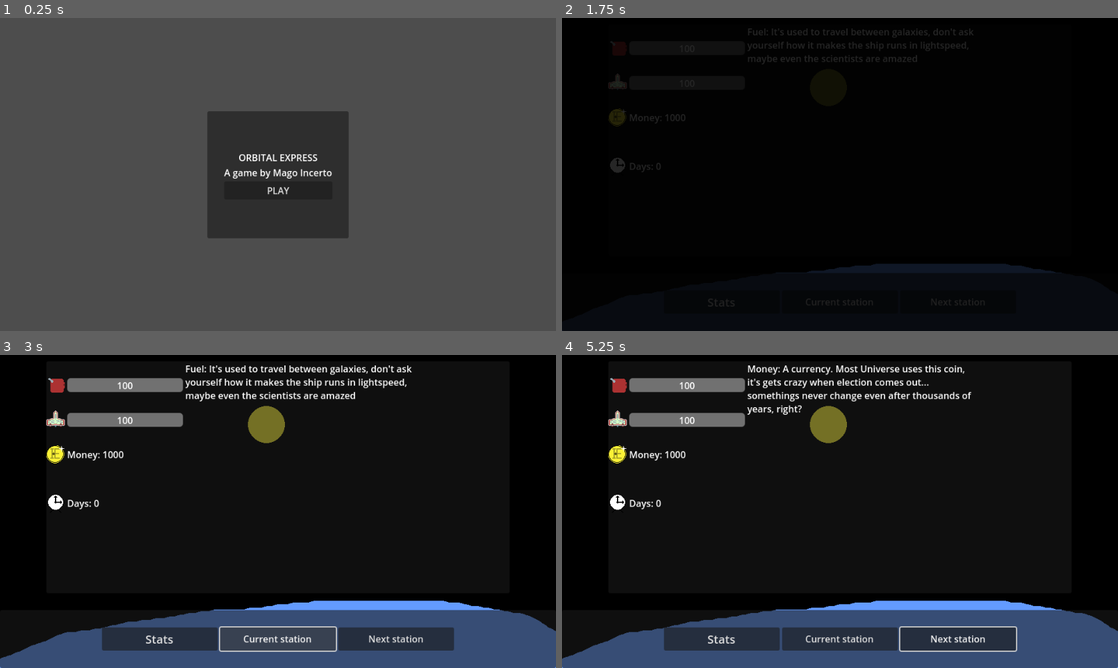
Above: before the commit, frames 1-4 (two rows, left to right).
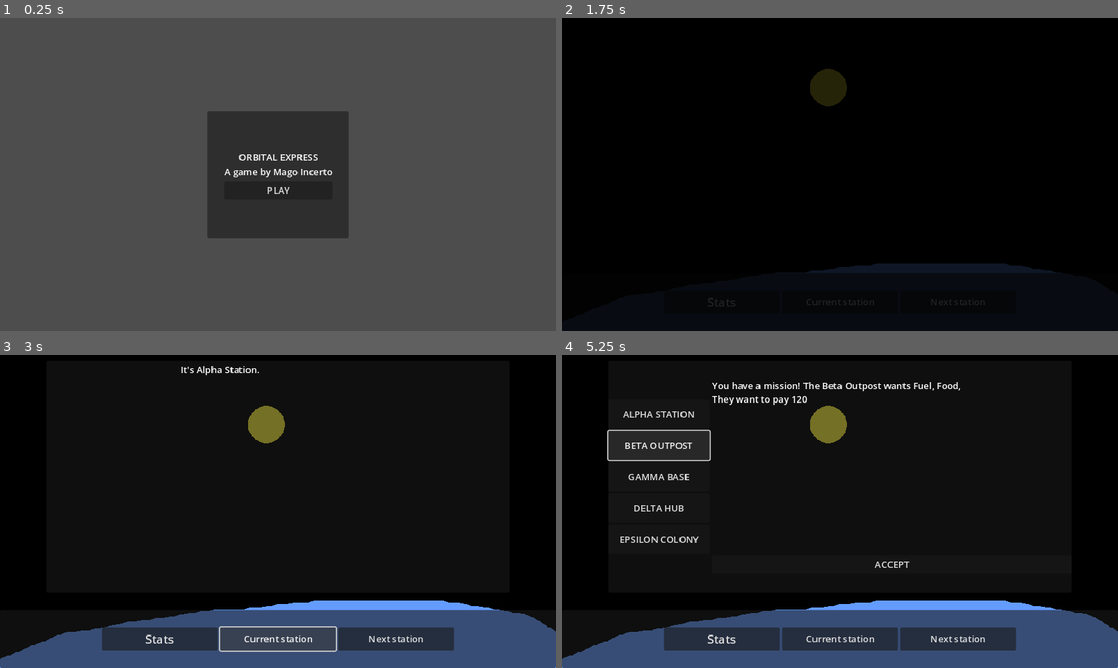
Above: after the commit, the same moments.

Repository: GustavoIgor/orbital-express
Game: Godot game, scene res://Scenes/main_menu.tscn
Same seed, same stepped clock (60 frames per second), same inputs: the game is played once before the commit and once after it.
Inputs (mouse positions are in pixels of both pictures, inside the frame that each line leads up to):
- Up to frame 1 (0.25 s): no input
- Up to frame 2 (1.75 s): click "PLAY" at 0.5 s; click "PLAY" at 1.25 s
- Up to frame 3 (3 s): click "Stats" at 2 s; click "Current station" at 2.75 s
- Up to frame 4 (5.25 s): click "Next station" at 3.5 s; click (656, 414) at 4.25 s, where only the run after the commit has a clickable "ALPHA STATION"; click (656, 445) at 5 s, where only the run after the commit has a clickable "BETA OUTPOST"

The runs differ from the first frame. In frame 1, 0.5% of the frame differs, in the area x 40-60%, y 43-57%; in frame 2, 1.2%; in frame 3, 4.5%; in frame 4, 7.2%, in the area x 0-100%, y 3-98%.

Commit message:
added asteroid and scene change in next station scene

Diff:
--- /dev/null
+++ b/Resources/asteroid_cshape_large.tres
@@ -0,0 +1,4 @@
+[gd_resource type="CircleShape2D" format=3 uid="uid://ce1e7d47dd3ev"]
+
+[resource]
+radius = 11.0
--- /dev/null
+++ b/Resources/asteroid_cshape_medium.tres
@@ -0,0 +1,4 @@
+[gd_resource type="CircleShape2D" format=3 uid="uid://csytayia8axfj"]
+
+[resource]
+radius = 7.07107
--- /dev/null
+++ b/Resources/asteroid_cshape_small.tres
@@ -0,0 +1,4 @@
+[gd_resource type="CircleShape2D" format=3 uid="uid://l1c2vrcrugxv"]
+
+[resource]
+radius = 4.0
--- /dev/null
+++ b/Scenes/asteroid.tscn
@@ -0,0 +1,14 @@
+[gd_scene load_steps=4 format=3 uid="uid://sshhu6yh0dpw"]
+
+[ext_resource type="Script" path="res://Scripts/asteroid.gd" id="1_rgq87"]
+[ext_resource type="Texture2D" uid="uid://csf1uccjg3oay" path="res://Assets/Meteor_3.png" id="2_tu32j"]
+[ext_resource type="Shape2D" uid="uid://l1c2vrcrugxv" path="res://Resources/asteroid_cshape_small.tres" id="3_0tg5v"]
+
+[node name="Asteroid" type="Area2D"]
+script = ExtResource("1_rgq87")
+
+[node name="Sprite2D" type="Sprite2D" parent="."]
+texture = ExtResource("2_tu32j")
+
+[node name="CollisionShape2D" type="CollisionShape2D" parent="."]
+shape = ExtResource("3_0tg5v")
--- a/Scenes/delivery.tscn
+++ b/Scenes/delivery.tscn
@@ -1,21 +1,24 @@
-[gd_scene load_steps=4 format=3 uid="uid://dcol07v036n16"]
+[gd_scene load_steps=5 format=3 uid="uid://dcol07v036n16"]
 
 [ext_resource type="Texture2D" uid="uid://fpa5r45wpbug" path="res://Assets/Background.png" id="1_df8og"]
 [ext_resource type="PackedScene" uid="uid://cbxctj48srse3" path="res://Scenes/space_ship.tscn" id="2_tekcv"]
 [ext_resource type="PackedScene" uid="uid://ck0j7ry3joktn" path="res://Scenes/ui.tscn" id="3_nlgs2"]
+[ext_resource type="PackedScene" uid="uid://sshhu6yh0dpw" path="res://Scenes/asteroid.tscn" id="4_4d74n"]
 
 [node name="Delivery" type="Node2D"]
 
 [node name="Sprite2D" type="Sprite2D" parent="."]
-position = Vector2(458, 311.5)
-scale = Vector2(0.654167, 0.609259)
+position = Vector2(480, 270)
 texture = ExtResource("1_df8og")
 
 [node name="SpaceShip" parent="." instance=ExtResource("2_tekcv")]
-position = Vector2(462, 311)
+position = Vector2(520, 238)
+
+[node name="UI" parent="." instance=ExtResource("3_nlgs2")]
+
+[node name="Asteroid" parent="." instance=ExtResource("4_4d74n")]
+position = Vector2(340, 204)
 
 [node name="Camera2D" type="Camera2D" parent="."]
-position = Vector2(462, 311)
+position = Vector2(480, 270)
 zoom = Vector2(2, 2)
-
-[node name="UI" parent="." instance=ExtResource("3_nlgs2")]
--- a/Scenes/next_station.tscn
+++ b/Scenes/next_station.tscn
@@ -1,4 +1,6 @@
-[gd_scene format=3 uid="uid://cuindur1pl737"]
+[gd_scene load_steps=2 format=3 uid="uid://cuindur1pl737"]
+
+[ext_resource type="Script" path="res://Scripts/next_station.gd" id="1_rt2om"]
 
 [node name="NextStation" type="Panel"]
 custom_minimum_size = Vector2(800, 400)
@@ -9,3 +11,63 @@
 offset_right = 400.0
 offset_bottom = 400.0
 grow_horizontal = 2
+script = ExtResource("1_rt2om")
+
+[node name="HBoxContainer" type="HBoxContainer" parent="."]
+layout_mode = 1
+anchors_preset = 15
+anchor_right = 1.0
+anchor_bottom = 1.0
+grow_horizontal = 2
+grow_vertical = 2
+
+[node name="VBoxContainer" type="VBoxContainer" parent="HBoxContainer"]
+layout_mode = 2
+alignment = 1
+
+[node name="AlphaStation" type="Button" parent="HBoxContainer/VBoxContainer"]
+custom_minimum_size = Vector2(175, 50)
+layout_mode = 2
+text = "ALPHA STATION"
+
+[node name="BetaOutpost" type="Button" parent="HBoxContainer/VBoxContainer"]
+custom_minimum_size = Vector2(175, 50)
+layout_mode = 2
+text = "BETA OUTPOST"
+
+[node name="GammaBase" type="Button" parent="HBoxContainer/VBoxContainer"]
+custom_minimum_size = Vector2(175, 50)
+layout_mode = 2
+text = "GAMMA BASE"
+
+[node name="DeltaHub" type="Button" parent="HBoxContainer/VBoxContainer"]
+custom_minimum_size = Vector2(175, 50)
+layout_mode = 2
+text = "DELTA HUB"
+
+[node name="EpsilonColony" type="Button" parent="HBoxContainer/VBoxContainer"]
+custom_minimum_size = Vector2(175, 50)
+layout_mode = 2
+text = "EPSILON COLONY"
+
+[node name="VBoxContainer2" type="VBoxContainer" parent="HBoxContainer"]
+layout_mode = 2
+size_flags_horizontal = 3
+size_flags_vertical = 4
+
+[node name="RichTextLabel" type="RichTextLabel" parent="HBoxContainer/VBoxContainer2"]
+custom_minimum_size = Vector2(0, 300)
+layout_mode = 2
+text = "fsfsfs"
+
+[node name="Accept" type="Button" parent="HBoxContainer/VBoxContainer2"]
+visible = false
+layout_mode = 2
+text = "ACCEPT"
+
+[connection signal="pressed" from="HBoxContainer/VBoxContainer/AlphaStation" to="." method="_on_alpha_station_pressed"]
+[connection signal="pressed" from="HBoxContainer/VBoxContainer/BetaOutpost" to="." method="_on_beta_outpost_pressed"]
+[connection signal="pressed" from="HBoxContainer/VBoxContainer/GammaBase" to="." method="_on_gamma_base_pressed"]
+[connection signal="pressed" from="HBoxContainer/VBoxContainer/DeltaHub" to="." method="_on_delta_hub_pressed"]
+[connection signal="pressed" from="HBoxContainer/VBoxContainer/EpsilonColony" to="." method="_on_epsilon_colony_pressed"]
+[connection signal="pressed" from="HBoxContainer/VBoxContainer2/Accept" to="." method="_on_accept_pressed"]
--- a/Scenes/station.tscn
+++ b/Scenes/station.tscn
@@ -1,8 +1,10 @@
-[gd_scene load_steps=4 format=3 uid="uid://cqu38k1r2yav2"]
+[gd_scene load_steps=6 format=3 uid="uid://cqu38k1r2yav2"]
 
 [ext_resource type="Texture2D" uid="uid://e30yt8n3p326" path="res://Assets/Alpha.png" id="1_ji0r5"]
 [ext_resource type="Script" path="res://Scripts/station.gd" id="1_tfqm1"]
 [ext_resource type="PackedScene" uid="uid://dg2ie0juhtj7p" path="res://Scenes/stats.tscn" id="3_ymfby"]
+[ext_resource type="PackedScene" uid="uid://bejx0rp1kryob" path="res://Scenes/current_station.tscn" id="4_glr1g"]
+[ext_resource type="PackedScene" uid="uid://cuindur1pl737" path="res://Scenes/next_station.tscn" id="5_5aohp"]
 
 [node name="Station" type="CanvasLayer"]
 script = ExtResource("1_tfqm1")
@@ -67,10 +69,21 @@
 text = "Next station"
 
 [node name="Stats" parent="Control" instance=ExtResource("3_ymfby")]
+visible = false
 layout_mode = 1
 offset_top = 11.0
 offset_bottom = 411.0
 
+[node name="CurrentStation" parent="Control" instance=ExtResource("4_glr1g")]
+visible = false
+layout_mode = 1
+
+[node name="NextStation" parent="Control" instance=ExtResource("5_5aohp")]
+visible = false
+layout_mode = 1
+offset_top = 10.0
+offset_bottom = 410.0
+
 [connection signal="pressed" from="Control/Bar/HBoxContainer/Stats" to="." method="_on_stats_pressed"]
 [connection signal="pressed" from="Control/Bar/HBoxContainer/CurrentStation" to="." method="_on_current_station_pressed"]
 [connection signal="pressed" from="Control/Bar/HBoxContainer/NextStation" to="." method="_on_next_station_pressed"]
--- a/Scripts/Global.gd
+++ b/Scripts/Global.gd
@@ -5,6 +5,7 @@
 var time : int = 0
 var days : int = 0
 var cur_station : int = 0
+var target_station : int
 var goods : Array = ["Data", "Energy", "Food", "Fuel", "Medicine", "Metal", "Water" ]
 var stations : Array = [
 	{"name": "Alpha Station", "resources": ["Fuel", "Food"], "missions": ["Deliver Supplies"]},
--- /dev/null
+++ b/Scripts/asteroid.gd
@@ -0,0 +1,42 @@
+extends Area2D
+
+enum  AsteroidSize{LARGE, MEDIUM, SMALL}
+
+@export var size := AsteroidSize.LARGE
+@onready var sprite := $Sprite2D
+@onready var collision := $CollisionShape2D
+var movement_vector := Vector2(0, -1)
+var speed := 100
+
+
+# Called when the node enters the scene tree for the first time.
+func _ready() -> void:
+	rotation = randf_range(0, 2*PI)
+	match size:
+		AsteroidSize.LARGE:
+			speed = randf_range(50, 100)
+			sprite.texture = preload("res://Assets/Meteor_1.png")
+			collision.shape = preload("res://Resources/asteroid_cshape_large.tres")
+		AsteroidSize.MEDIUM:
+			speed = randf_range(100, 150)
+			sprite.texture = preload("res://Assets/Meteor_2.png")
+			collision.shape = preload("res://Resources/asteroid_cshape_medium.tres")
+		AsteroidSize.SMALL:
+			speed = randf_range(125, 200)
+			sprite.texture = preload("res://Assets/Meteor_3.png")
+			collision.shape = preload("res://Resources/asteroid_cshape_small.tres")
+
+
+# Called every frame. 'delta' is the elapsed time since the previous frame.
+func _process(delta: float) -> void:
+	global_position += movement_vector.rotated(rotation) * speed * delta
+	var radius = collision.shape.radius
+	var screen_size = get_viewport_rect().size
+	if global_position.y < 0:
+		global_position.y = screen_size.y
+	elif global_position.y > screen_size.y:
+		global_position.y = 0
+	if global_position.x < 0:
+		global_position.x = screen_size.x
+	elif global_position.x > screen_size.x:
+		global_position.x = 0
--- /dev/null
+++ b/Scripts/next_station.gd
@@ -0,0 +1,33 @@
+extends Panel
+@onready var textLabel : RichTextLabel = $HBoxContainer/VBoxContainer2/RichTextLabel
+@onready var acceptButton : Button = $HBoxContainer/VBoxContainer2/Accept
+
+func _on_alpha_station_pressed() -> void:
+	check_station("Alpha Station", 0)
+
+func _on_beta_outpost_pressed() -> void:
+	check_station("Beta Outpost", 1)
+
+func _on_gamma_base_pressed() -> void:
+	check_station("Gamma Base", 2)
+
+func _on_delta_hub_pressed() -> void:
+	check_station("Delta Hub", 3)
+
+func _on_epsilon_colony_pressed() -> void:
+	check_station("Epsilon Colony", 4)
+
+func check_station(name_station : String, number : int):
+	if Global.stations[Global.cur_station]["name"] == name_station:
+		textLabel.text = "Actual Station"
+		acceptButton.visible = false
+	else:
+		textLabel.text = "You have a mission! The " + name_station + " wants "
+		for i in Global.stations[Global.cur_station]["resources"]:
+			textLabel.text += i + ", "
+		textLabel.text += "\nThey want to pay " + str(Global.distance[Global.cur_station][number] * 100)
+		acceptButton.visible = true
+		Global.target_station = number
+
+func _on_accept_pressed() -> void:
+	get_tree().change_scene_to_file("res://Scenes/delivery.tscn")
--- a/Scripts/station.gd
+++ b/Scripts/station.gd
@@ -1,5 +1,8 @@
 extends CanvasLayer
-# Called when the node enters the scene tree for the first time.
+
+@onready var stats : Panel = $Control/Stats
+@onready var current_station : Panel = $Control/CurrentStation
+@onready var next_station : Panel = $Control/NextStation
 func _ready() -> void:
 	pass # Replace with function body.
 
@@ -8,10 +11,16 @@
 	pass
 
 func _on_stats_pressed() -> void:
-	pass # Replace with function body.
+	stats.visible = true
+	current_station.visible = false
+	next_station.visible = false
 
 func _on_current_station_pressed() -> void:
-	pass # Replace with function body.
+	stats.visible = false
+	current_station.visible = true
+	next_station.visible = false
 
 func _on_next_station_pressed() -> void:
-	pass # Replace with function body.
+	stats.visible = false
+	current_station.visible = false
+	next_station.visible = true
--- a/Scripts/stats.gd
+++ b/Scripts/stats.gd
@@ -30,4 +30,4 @@
 	info.text = "Days: the how many times a celestial body rotates completely around its own axis. Even so many planets exists in the cosmos, it's still based on Earth (Now called 'Genisis') cycles."
 
 func _on_life_mouse_entered() -> void:
-	info.text = "Life: It's you ship integrity, the lower the more damaged the ship is. Be careful with your precious ship!"
+	info.text = "Life: It's you ship integrity, the lower the more damaged the ship is. Be careful with your precious ship! When it gets to 0 it's Game Over!"
--- a/project.godot
+++ b/project.godot
@@ -24,7 +24,7 @@
 
 window/size/viewport_width=960
 window/size/viewport_height=540
-window/stretch/mode="viewport"
+window/stretch/mode="canvas_items"
 window/stretch/aspect="expand"
 
 [input]
Binary file added: Assets/Meteor_2.png
Not shown, added: Assets/Meteor_2.png.import
Binary file added: Assets/Meteor_3.png
Not shown, added: Assets/Meteor_3.png.import
